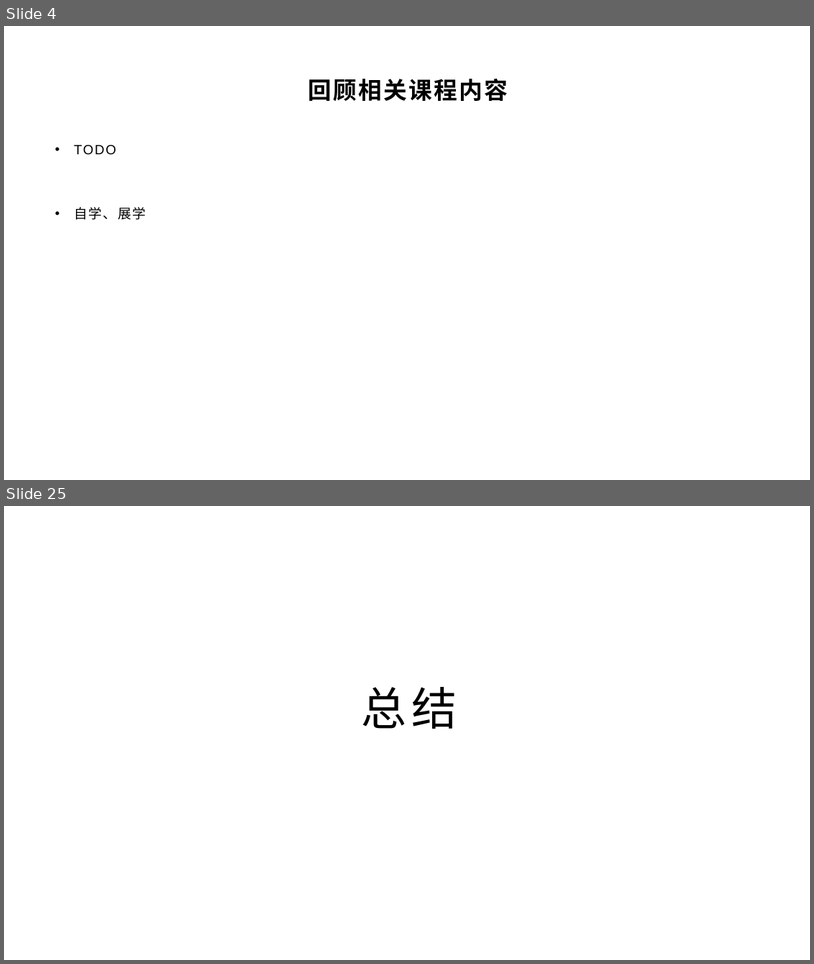
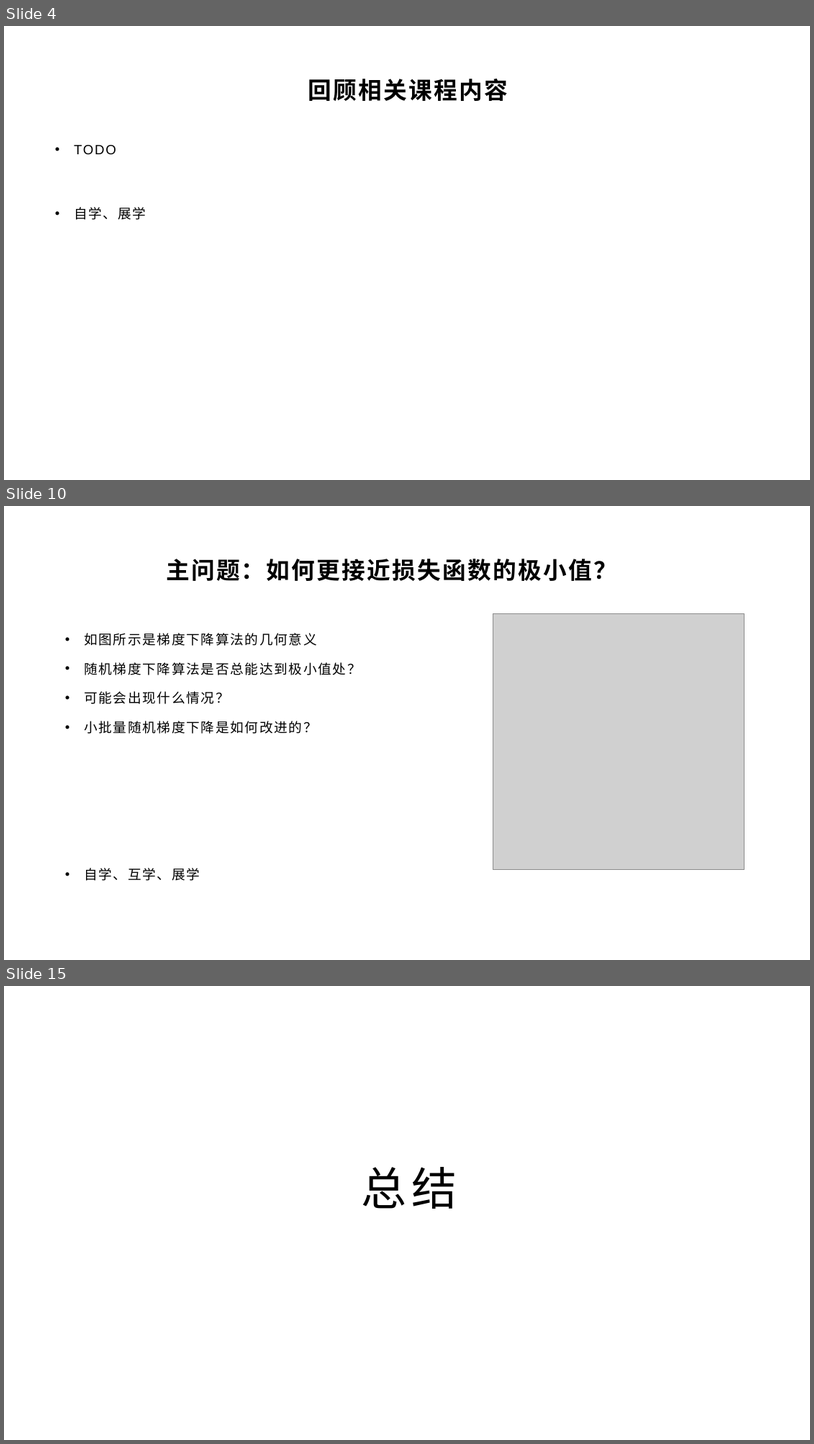
Before and after one commit to yyc-git/DeepLearningEdu, a slide deck: lessons/7_mini_batch/ppt/使用小批量随机梯度下降.pptx. Shown one above the other, each under a label of ours: slides 4 and 25 before the commit, slides 4, 10 and 15 after it; the slides between them are not shown. The pictures are 814x964 and 814x1444 pixels, drawn with LibreOffice and Linux fonts; fonts in the diff are those of the drawing; grey boxes stand for pictures; background and template pictures are left out. Boxes give left, top, right and bottom in pixels: in the first picture for what was removed or moved away, otherwise in the second. Text is boxed around its words. In the diff, an @@ line names an element or a change of style, - is before the commit and + after.

```diff
--- a/lessons/7_mini_batch/ppt/使用小批量随机梯度下降.pptx
+++ b/lessons/7_mini_batch/ppt/使用小批量随机梯度下降.pptx
@@ slide 10 added at (4,506,810,960), background picture (left out) @@
@@ title added at (166,559,617,581), 28 pt, text #000000, bold @@
+主问题：如何更接近损失函数的极小值？
@@ text added at (84,633,361,880), 16 pt, text #000000 @@
+• 如图所示是梯度下降算法的几何意义
+• 随机梯度下降算法是否总能达到极小值处？
+• 可能会出现什么情况？
+• 小批量随机梯度下降是如何改进的？
+• 自学、互学、展学
@@ picture added at (494,614,744,869) @@
@@ what was slide 25 is now slide 15 @@
```
Also in this commit, not shown: 12 slides changed, 11 slides removed, 2 other files.
